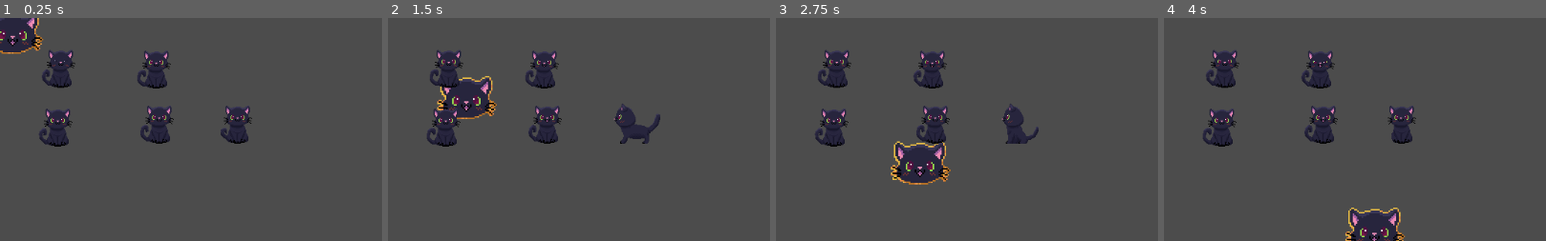
Above: before the commit, frames 1-4 (left to right).
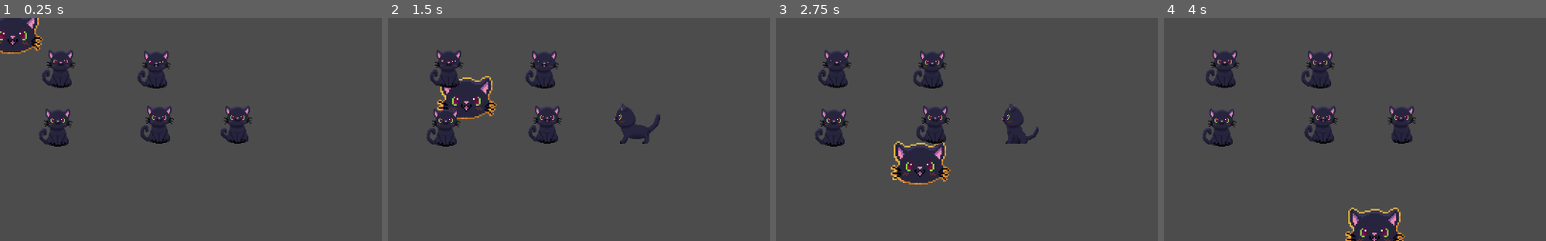
Above: after the commit, the same moments.

Repository: JawaskaTeam/il-gatto
Game: Godot game, scene res://scenes/core.tscn
Same seed, same stepped clock (60 frames per second), same inputs: the game is played once before the commit and once after it.
Inputs (mouse positions are % of the whole screen's width and height, from its top left):
- Up to frame 1 (0.25 s): no input
- Up to frame 2 (1.5 s): move the mouse to (72, 45) at 0.52 s; click (72, 45) at 0.6 s; move the mouse to (30, 55) at 1.27 s; click (30, 55) at 1.35 s
- Up to frame 3 (2.75 s): move the mouse to (60, 28) at 2.02 s; click (60, 28) at 2.1 s
- Up to frame 4 (4 s): move the mouse to (45, 70) at 2.77 s; click (45, 70) at 2.85 s; move the mouse to (80, 65) at 3.52 s; click (80, 65) at 3.6 s
The pictures show only the part of the screen within x 0-50%, y 0-50%; the shares and areas given below are measured in that part.

The runs differ from the first frame. In frame 1, less than 0.1% of the frame differs, in the area x 14-43%, y 18-31%; in frame 2, 0.1%, in the area x 11-43%, y 18-31%; in frame 3, less than 0.1%; in frame 4, less than 0.1%.
Error in both runs: Invalid call. Nonexistent function 'add_modifier' in base 'Nil'.

Commit message:
Fixed multiuse item behaviour

Diff:
--- a/data/game_state.tscn
+++ b/data/game_state.tscn
@@ -262,6 +262,12 @@
 # Called every frame. 'delta' is the elapsed time since the previous frame.
 #func _process(delta):
 #	pass
+
+
+# Returns an item stack
+# @return item stack
+func get_item_stack(item: String) -> Node:
+	return get_node(item)
 
 
 # Adds a new item stack (or adds to its amount)
--- a/scenes/core.tscn
+++ b/scenes/core.tscn
@@ -11,14 +11,14 @@
 position = Vector2( 107.053, 66.1117 )
 frames = ExtResource( 2 )
 animation = "blink"
-frame = 3
+frame = 1
 playing = true
 
 [node name="jodete" type="AnimatedSprite" parent="."]
 position = Vector2( 235.788, 67.4481 )
 frames = ExtResource( 2 )
 animation = "blink_meow"
-frame = 4
+frame = 2
 playing = true
 
 [node name="cabron" type="AnimatedSprite" parent="."]
